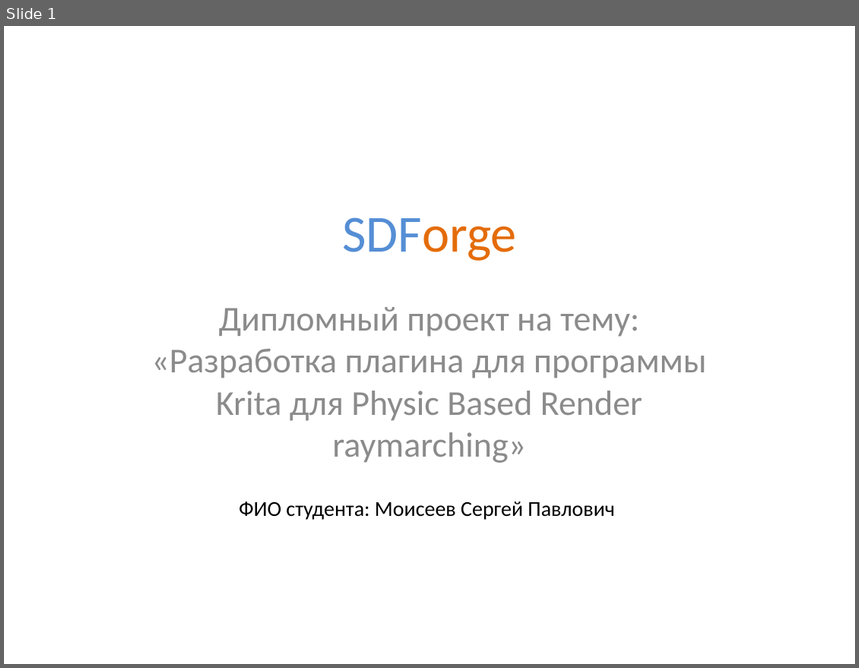
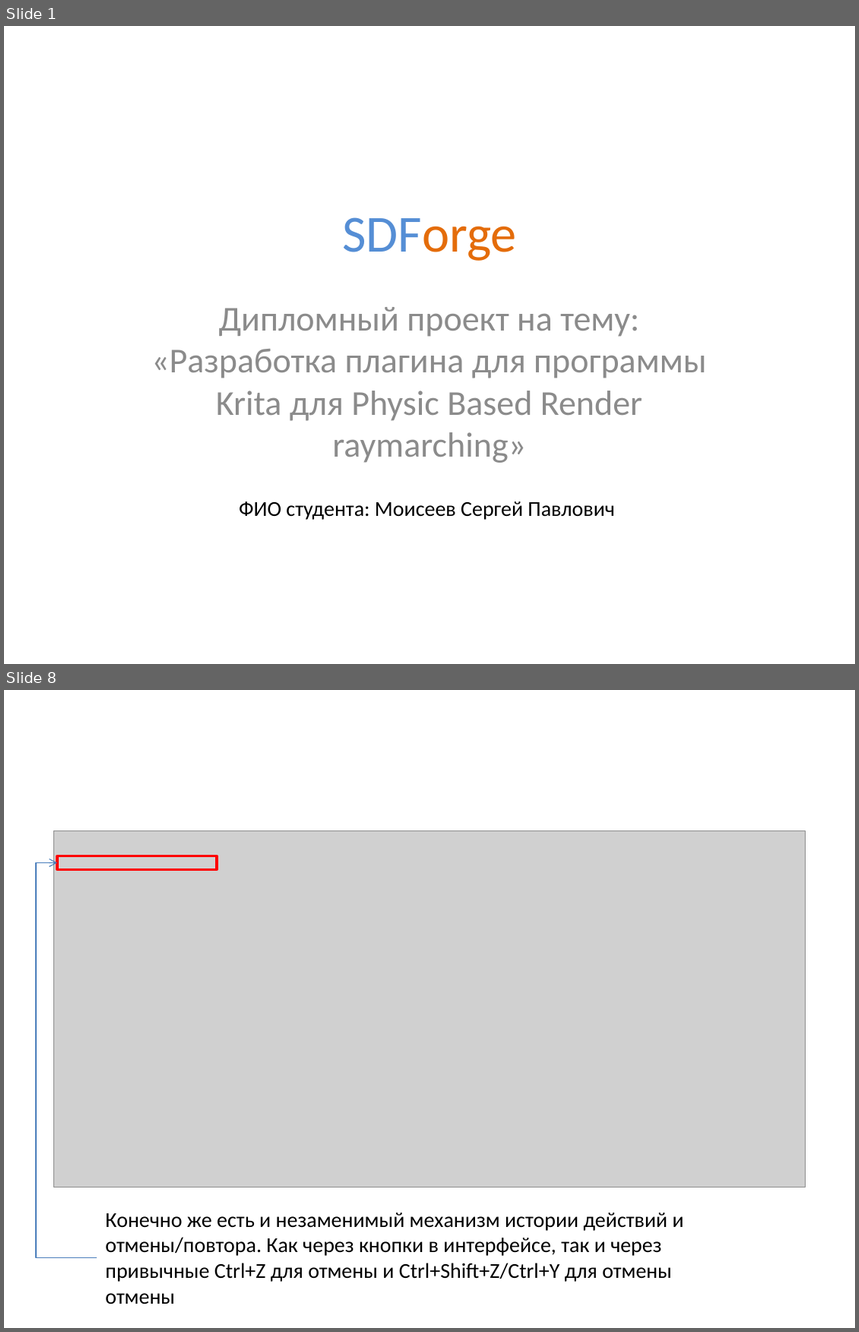
Before and after one commit to lomovoyPlayer/SDForge, a slide deck: SDForge/docs/SDForge Презентация.pptx. Shown one above the other, each under a label of ours: slide 1 before the commit, slides 1 and 8 after it; the slides between them are not shown. The pictures are 859x668 and 859x1332 pixels, drawn with LibreOffice and Linux fonts; fonts in the diff are those of the drawing; grey boxes stand for pictures. Boxes give left, top, right and bottom in pixels: in the first picture for what was removed or moved away, otherwise in the second. Text is boxed around its words. In the diff, an @@ line names an element or a change of style, - is before the commit and + after.

```diff
--- a/SDForge/docs/SDForge Презентация.pptx
+++ b/SDForge/docs/SDForge Презентация.pptx
@@ slide 8 added at [4,690,855,1328], background #FFFFFF @@
@@ picture added at [54,831,806,1187] @@
@@ elbow arrow added from (97, 1258) to (56, 863), #4B7EBC 0.75 pt @@
@@ rectangle added at [56,856,217,869], outline #FF0000 2 pt @@
@@ text added at [105,1213,684,1305], 18 pt, text #000000 @@
+Конечно же есть и незаменимый механизм истории действий и отмены/повтора. Как через кнопки в интерфейсе, так и через привычные Ctrl+Z для отмены и Ctrl+Shift+Z/Ctrl+Y для отмены отмены
```
Also in this commit, not shown: 23 other slides added, 1 slide removed, 3 other files.
